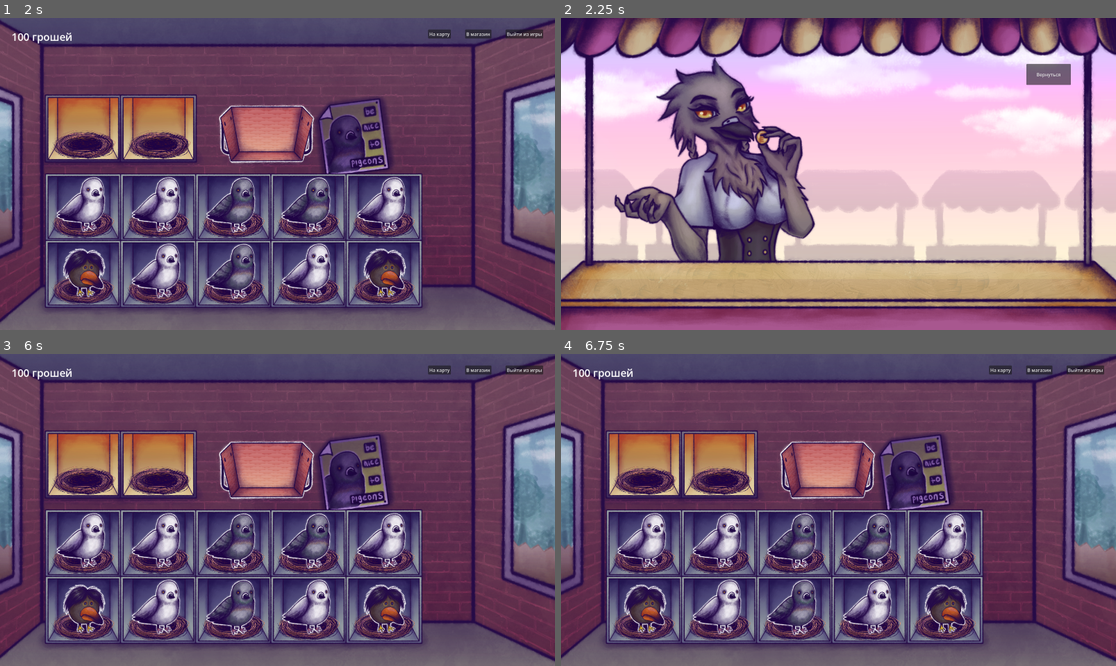
Above: before the commit, frames 1-4 (two rows, left to right).
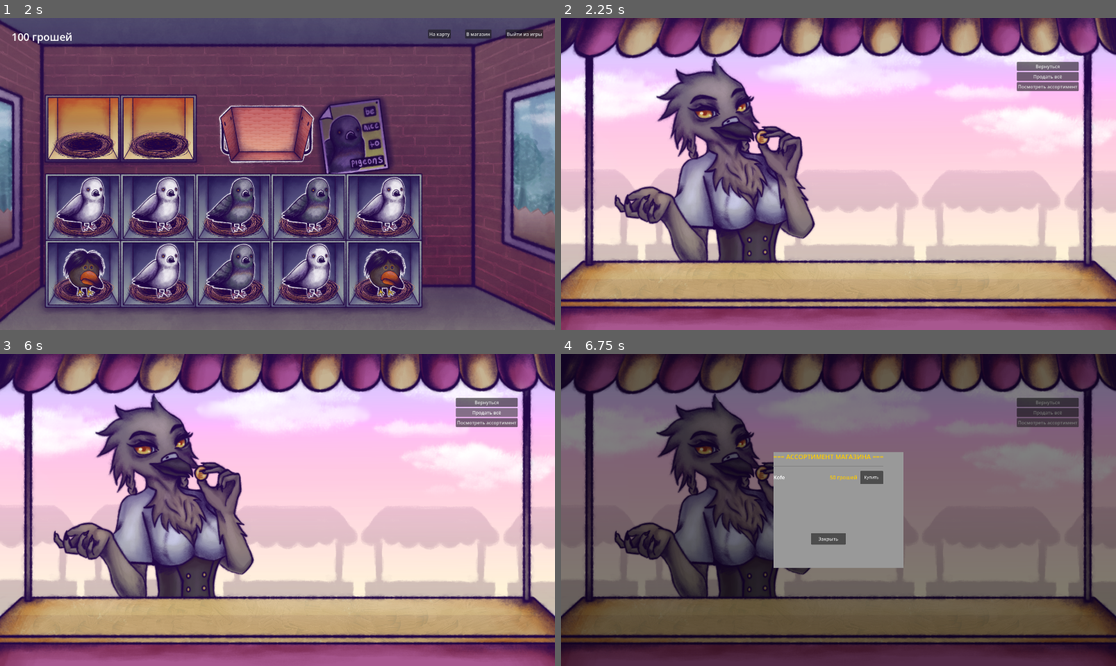
Above: after the commit, the same moments.

Repository: Nick-labs/GvsC
Game: Godot game, scene res://scenes/farm/farm.tscn
The game is run twice, just before and just after one commit, with the same random seed, the same clock (stepped at 60 frames per second) and the same inputs.
Inputs (mouse positions are in pixels of both pictures, inside the frame that each line leads up to):
- Up to frame 1 (2 s): click "На карту" at 0.5 s; click "Вернуться" at 1.25 s
- Up to frame 2 (2.25 s): click "В магазин" at 2 s
- Up to frame 3 (6 s): click "Вернуться" at 2.75 s; click "На карту" at 3.5 s; click "Вернуться" at 4.25 s; click "В магазин" at 5 s; click (488, 413) at 5.75 s, where only the run after the commit has a clickable "Продать всё"
- Up to frame 4 (6.75 s): click (1049, 422) at 6.5 s, where only the run after the commit has a clickable "Посмотреть ассортимент"

Frame 1 is identical in both runs. In frame 2, 0.7% of the frame differs, in the area x 82-94%, y 14-24%; in frame 3, 97%; in frame 4, 97%, in the area x 0-100%, y 0-100%.

Commit message:
repair v1

Diff:
--- a/project.godot
+++ b/project.godot
@@ -20,6 +20,7 @@
 PigeonFactory="*uid://cpewe02rkskak"
 SceneManager="*uid://cpp6u25kgntnx"
 MusicPlayer="*uid://c015lfotxq3w4"
+Inventory="*uid://dobt0igvxpat4"
 
 [display]
 
--- a/resources/items/KOFE.tres
+++ b/resources/items/KOFE.tres
@@ -5,7 +5,7 @@
 
 [resource]
 script = ExtResource("1_a3f41")
-description = "KOFE"
+item_name = "Kofe"
 price = 50
 icon = ExtResource("1_utgoc")
 item_type = "Food"
--- a/scenes/shop/shop.tscn
+++ b/scenes/shop/shop.tscn
@@ -6,6 +6,8 @@
 [ext_resource type="Script" uid="uid://bomkkytlaf3uk" path="res://scripts/shop/shopkeeper.gd" id="3_ptf86"]
 [ext_resource type="Texture2D" uid="uid://xnaa15w8xj3r" path="res://assets/sprites/shop/sunset/assistant-sunset.png" id="4_ge4d2"]
 [ext_resource type="Texture2D" uid="uid://bk4up0ekdx2nw" path="res://assets/sprites/shop/sunset/assistant-confused-sunset.png" id="5_ctpgp"]
+[ext_resource type="Script" uid="uid://dumqtar0h8x85" path="res://scripts/shop/assortment_popup.gd" id="7_ge4d2"]
+[ext_resource type="Resource" uid="uid://boteqekgsxwen" path="res://resources/items/KOFE.tres" id="8_xcdpw"]
 
 [sub_resource type="RectangleShape2D" id="RectangleShape2D_7r02r"]
 size = Vector2(514, 707)
@@ -39,13 +41,31 @@
 position = Vector2(600, 535)
 shape = SubResource("RectangleShape2D_7r02r")
 
-[node name="BackButton" type="Button" parent="." unique_id=2036288464]
+[node name="ButtonsContainer" type="VBoxContainer" parent="." unique_id=463821339]
+offset_left = 1577.0
+offset_top = 152.0
+offset_right = 1791.0
+offset_bottom = 263.0
+
+[node name="BackButton" type="Button" parent="ButtonsContainer" unique_id=2036288464]
 z_index = 1000
-offset_left = 1610.0
-offset_top = 159.0
-offset_right = 1764.0
-offset_bottom = 232.0
+layout_mode = 2
 text = "Вернуться"
 
+[node name="SellAllButton" type="Button" parent="ButtonsContainer" unique_id=13122615]
+z_index = 1000
+layout_mode = 2
+text = "Продать всё"
+
+[node name="AssortmentButton" type="Button" parent="ButtonsContainer" unique_id=1836839360]
+z_index = 1000
+layout_mode = 2
+text = "Посмотреть ассортимент
+"
+
+[node name="AssortmentPopup" type="CanvasLayer" parent="." unique_id=1574536686]
+script = ExtResource("7_ge4d2")
+Kofe = ExtResource("8_xcdpw")
+
 [connection signal="input_event" from="Shopkeeper" to="Shopkeeper" method="_on_input_event"]
-[connection signal="pressed" from="BackButton" to="." method="_on_back_button_pressed"]
+[connection signal="pressed" from="ButtonsContainer/BackButton" to="." method="_on_back_button_pressed"]
--- a/scripts/shop/assortment_popup.gd
+++ b/scripts/shop/assortment_popup.gd
@@ -1,78 +1,146 @@
-extends PopupPanel
+extends CanvasLayer
 
 const ItemData = preload("res://scripts/shop/item_data.gd")
 
 @export var Kofe: ItemData
-@onready var items_list = $VBoxContainer/ScrollContainer/VBoxContainer
-@onready var close_button = $VBoxContainer/HBoxContainer/CloseButton
 
 var shop_items = []
+var panel = null
+var close_button = null
 
 func _ready():
 	_initialize_shop_items()
-	if close_button:
-		close_button.pressed.connect(_on_close_pressed)
+	_create_ui()
+	hide()
+
+func _create_ui():
+	# Удаляем старые узлы
+	for child in get_children():
+		child.queue_free()
+
+	# Затемняющий фон
+	var bg_overlay = ColorRect.new()
+	bg_overlay.color = Color(0, 0, 0, 0.5)
+	bg_overlay.size = get_viewport().get_visible_rect().size
+	bg_overlay.mouse_filter = Control.MOUSE_FILTER_STOP
+	add_child(bg_overlay)
+
+	# Главная панель
+	panel = Panel.new()
+	panel.size = Vector2(450, 400)
+	panel.position = (get_viewport().get_visible_rect().size - panel.size) / 2
+	panel.add_theme_stylebox_override("panel", StyleBoxFlat.new())
+	add_child(panel)
+
+	# VBoxContainer внутри панели
+	var main_vbox = VBoxContainer.new()
+	main_vbox.size_flags_horizontal = Control.SIZE_EXPAND_FILL
+	main_vbox.size_flags_vertical = Control.SIZE_EXPAND_FILL
+	main_vbox.add_theme_constant_override("separation", 15)
+	panel.add_child(main_vbox)
+
+	# Заголовок
+	var title = Label.new()
+	title.text = "=== АССОРТИМЕНТ МАГАЗИНА ==="
+	title.add_theme_color_override("font_color", Color(1, 0.8, 0))
+	title.add_theme_font_size_override("font_size", 22)
+	title.horizontal_alignment = HORIZONTAL_ALIGNMENT_CENTER  # ← ИСПРАВЛЕНО
+	main_vbox.add_child(title)
+
+	# Разделитель
+	var separator = HSeparator.new()
+	main_vbox.add_child(separator)
+
+	# ScrollContainer
+	var scroll = ScrollContainer.new()
+	scroll.size_flags_vertical = Control.SIZE_EXPAND_FILL
+	scroll.custom_minimum_size = Vector2(0, 200)
+	main_vbox.add_child(scroll)
+
+	# ItemsList
+	var items_list = VBoxContainer.new()
+	items_list.size_flags_horizontal = Control.SIZE_EXPAND_FILL
+	scroll.add_child(items_list)
+
+	# Добавляем товары
+	if shop_items.is_empty():
+		var empty_label = Label.new()
+		empty_label.text = "Товаров нет"
+		empty_label.add_theme_color_override("font_color", Color(0.5, 0.5, 0.5))
+		empty_label.horizontal_alignment = HORIZONTAL_ALIGNMENT_CENTER  # ← ИСПРАВЛЕНО
+		items_list.add_child(empty_label)
+	else:
+		for item_data in shop_items:
+			var item_name = item_data.item_name
+
+			# Строка товара
+			var item_line = HBoxContainer.new()
+			item_line.add_theme_constant_override("separation", 10)
+			item_line.custom_minimum_size = Vector2(0, 45)
+			items_list.add_child(item_line)
+
+			# Название
+			var name_label = Label.new()
+			name_label.text = item_name
+			name_label.size_flags_horizontal = Control.SIZE_EXPAND_FILL
+			name_label.add_theme_color_override("font_color", Color(1, 1, 1))
+			name_label.add_theme_font_size_override("font_size", 18)
+			item_line.add_child(name_label)
+
+			# Цена
+			var price_label = Label.new()
+			price_label.text = "%s грошей" % item_data.price
+			price_label.add_theme_color_override("font_color", Color(1, 0.8, 0))
+			price_label.add_theme_font_size_override("font_size", 18)
+			item_line.add_child(price_label)
+
+			# Кнопка "Купить"
+			var buy_button = Button.new()
+			buy_button.text = "Купить"
+			buy_button.custom_minimum_size = Vector2(80, 35)
+			buy_button.add_theme_font_size_override("font_size", 14)
+			buy_button.pressed.connect(_on_buy_button_pressed.bind(item_name, item_data))
+			item_line.add_child(buy_button)
+
+	# Кнопка "Закрыть"
+	var close_hbox = HBoxContainer.new()
+	close_hbox.alignment = HORIZONTAL_ALIGNMENT_CENTER  # ← ИСПРАВЛЕНО
+	main_vbox.add_child(close_hbox)
+
+	close_button = Button.new()
+	close_button.text = "Закрыть"
+	close_button.custom_minimum_size = Vector2(120, 40)
+	close_button.add_theme_font_size_override("font_size", 16)
+	close_button.pressed.connect(_on_close_pressed)
+	close_hbox.add_child(close_button)
 
 func _initialize_shop_items():
-	var food = ItemData.new()
-	shop_items.append(Kofe.duplicate())
-
-func _populate_assortment():
-	if not items_list:
-		return
-
-	for child in items_list.get_children():
-		child.queue_free()
-
-	var title_label = Label.new()
-	title_label.text = "=== АССОРТИМЕНТ МАГАЗИНА ==="
-	title_label.add_theme_color_override("font_color", Color(1, 0.8, 0))
-	title_label.add_theme_font_size_override("font_size", 16)
-	items_list.add_child(title_label)
-
-	for item_name in shop_items.keys():
-		var item_data = shop_items[item_name]
-
-		var item_line = HBoxContainer.new()
-		item_line.add_theme_constant_override("separation", 10)
-
-		var name_label = Label.new()
-		name_label.text = item_name
-		name_label.size_flags_horizontal = Control.SIZE_EXPAND_FILL
-
-		var price_label = Label.new()
-		price_label.text = "%s грошей" % item_data.price
-		price_label.add_theme_color_override("font_color", Color(1, 0.8, 0))
-
-		var desc_label = Label.new()
-		var desc = item_data.description
-		if item_data.usable and item_data.effect_type != "":
-			desc += " (Эффект: %s +%s)" % [item_data.effect_type, item_data.effect_value]
-		desc_label.text = "(%s)" % desc
-		desc_label.add_theme_color_override("font_color", Color(0.5, 0.5, 0.5))
-		desc_label.size_flags_horizontal = Control.SIZE_EXPAND_FILL
-
-		var buy_button = Button.new()
-		buy_button.text = "Купить"
-		buy_button.custom_minimum_size = Vector2(80, 30)
-		buy_button.pressed.connect(_on_buy_button_pressed.bind(item_name, item_data))
-
-		item_line.add_child(name_label)
-		item_line.add_child(desc_label)
-		item_line.add_child(price_label)
-		item_line.add_child(buy_button)
-
-		items_list.add_child(item_line)
+	if Kofe:
+		shop_items.append(Kofe.duplicate())
+		print("Кофе добавлен!")
+	else:
+		print("ОШИБКА: Kofe не задан!")
+		var test_item = ItemData.new()
+		test_item.item_name = "Тестовый товар"
+		test_item.price = 10
+		shop_items.append(test_item)
 
 func _on_buy_button_pressed(item_name: String, item_data: ItemData):
 	print("Покупка: %s за %s грошей" % [item_name, item_data.price])
 	var new_item = item_data.duplicate_item()
 	Inventory.add_item(Inventory.CATEGORY_CONSUMABLES, item_name, new_item, 1)
-	print("Добавлен расходник: %s" % item_name)
 
 func _on_close_pressed():
 	hide()
 
 func open_centered():
-	_populate_assortment()
-	popup_centered()
+	print("open_centered() вызван!")
+	# Пересоздаем UI при открытии
+	_create_ui()
+
+	var viewport_size = get_viewport().get_visible_rect().size
+	if panel:
+		panel.position = (viewport_size - panel.size) / 2
+
+	show()
+	print("Окно открыто!")
--- a/scripts/shop/shop.gd
+++ b/scripts/shop/shop.gd
@@ -1,5 +1,41 @@
 extends Node2D
 
+@onready var sell_all_button = $ButtonsContainer/SellAllButton
+@onready var assortment_button = $ButtonsContainer/AssortmentButton
+@onready var back_button = $ButtonsContainer/BackButton
+@onready var assortment_popup = $AssortmentPopup  # Теперь это CanvasLayer
+
+func _ready():
+	if sell_all_button:
+		sell_all_button.pressed.connect(_on_sell_all_pressed)
+	if assortment_button:
+		assortment_button.pressed.connect(_on_assortment_pressed)
+	if back_button:
+		back_button.pressed.connect(_on_back_button_pressed)
+
+func _on_sell_all_pressed():
+	if Inventory.eggs.is_empty() and Inventory.pigeons.is_empty():
+		print("В рюкзаке нет яиц и голубей!")
+		return
+
+	var result = Inventory.sell_eggs_and_pigeons()
+	var message = "=== ПРОДАЖА ВСЕГО ===\n\n"
+
+	for item_name in result["sold_items"].keys():
+		var data = result["sold_items"][item_name]
+		message += "%s (%s): %s грошей\n" % [item_name, data["category"], data["price"]]
+
+	message += "\nВсего получено: %s грошей" % result["total_earned"]
+	print(message)
+
+func _on_assortment_pressed():
+	if assortment_popup:
+		assortment_popup.open_centered()
+	else:
+		print("Ошибка: окно ассортимента не найдено!")
 
 func _on_back_button_pressed() -> void:
 	SceneManager.change_scene("farm")
+
+func _on_close_button_pressed() -> void:
+	assortment_popup.hide()
